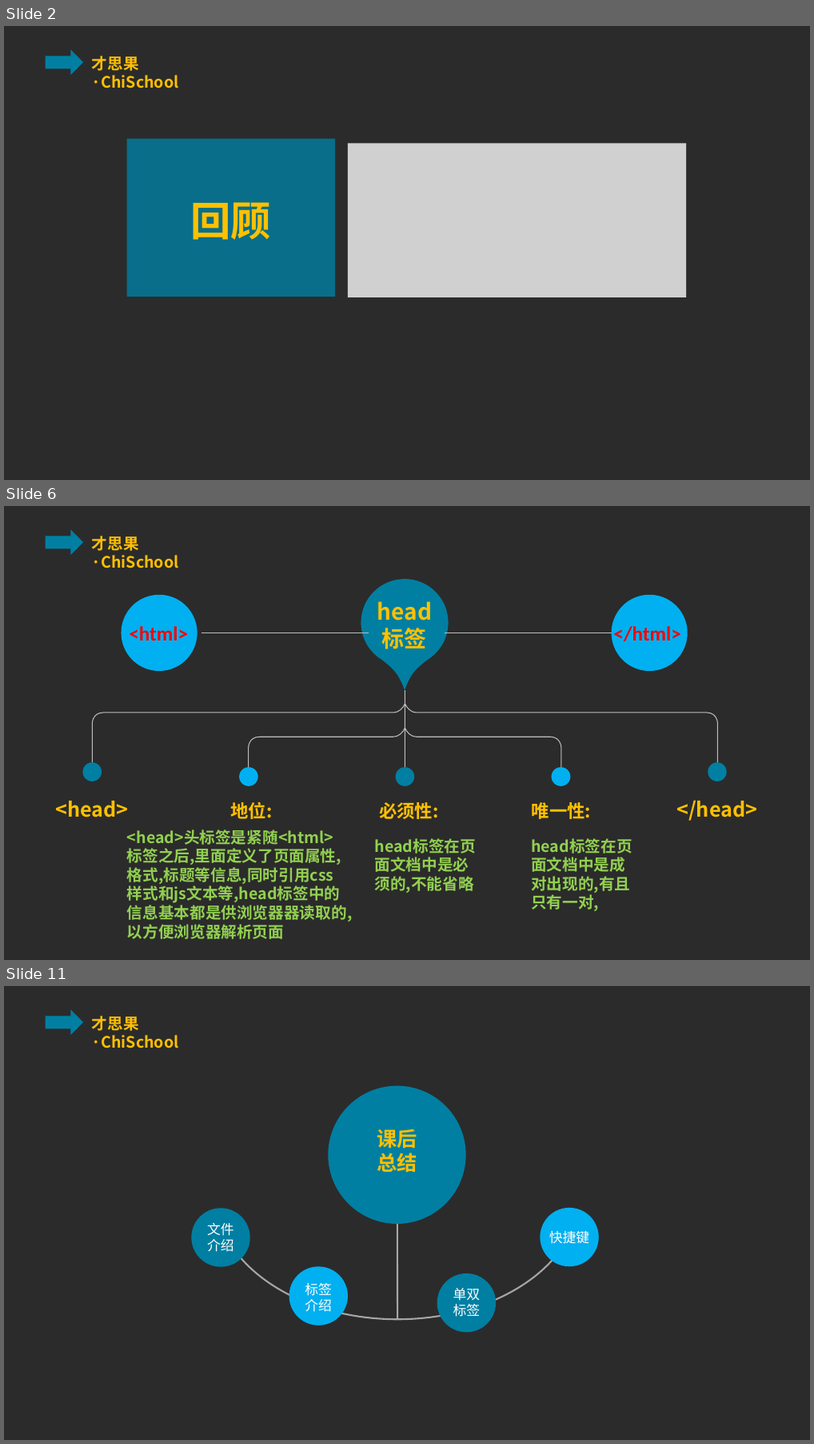
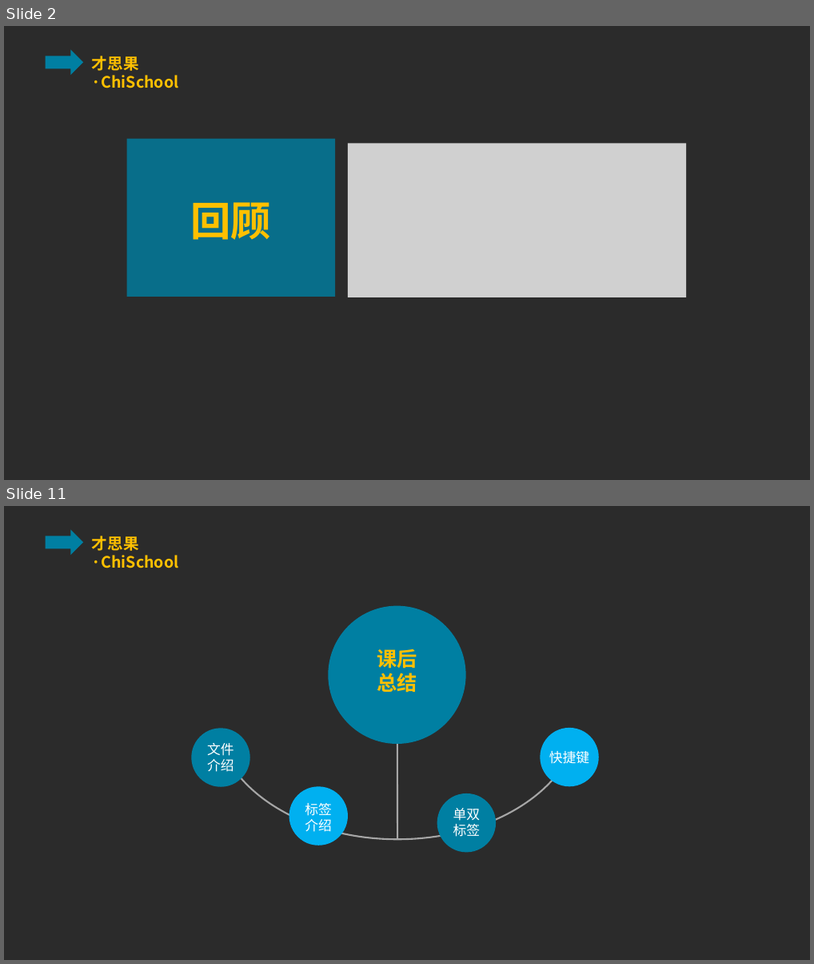
Before and after one commit to ppliu1987/chichool, a slide deck: html/class/lesson_four/lesson_four.pptx. Shown one above the other, each under a label of ours: slides 2, 6 and 11 before the commit, slides 2 and 11 after it; the slides between them are not shown. The pictures are 814x1444 and 814x964 pixels, drawn with LibreOffice and Linux fonts; fonts in the diff are those of the drawing; grey boxes stand for pictures; background and template pictures are left out; a plain dark background stands for a picture behind light text. Boxes give left, top, right and bottom in pixels: in the first picture for what was removed or moved away, otherwise in the second. Text is boxed around its words. In the diff, an @@ line names an element or a change of style, - is before the commit and + after.

Commit message:
commit 0910 -3

```diff
--- a/html/class/lesson_four/lesson_four.pptx
+++ b/html/class/lesson_four/lesson_four.pptx
@@ slide 6 removed at [4,506,810,960], background picture (left out); not listed: 2 template elements that a slide beside it also shows @@
@@ ellipse removed at [121,595,197,671] @@
@@ freeform shape removed at [362,579,448,690] @@
-head标签
@@ ellipse removed at [612,595,688,671] @@
@@ text removed at [129,626,188,641] @@
-<html>
@@ line removed from (202, 632) to (369, 632) @@
@@ line removed from (444, 632) to (612, 632) @@
@@ text removed at [614,626,682,641] @@
-</html>
@@ line removed from (405, 690) to (405, 768) @@
@@ freeform shape removed at [92,704,405,763] @@
@@ freeform shape removed at [406,704,718,763] @@
@@ freeform shape removed at [248,728,405,768] @@
@@ freeform shape removed at [405,728,562,768] @@
@@ ellipse removed at [83,763,102,781] @@
@@ ellipse removed at [239,768,258,786] @@
@@ ellipse removed at [396,768,414,786] @@
@@ ellipse removed at [551,768,571,786] @@
@@ ellipse removed at [708,763,726,781] @@
@@ text removed at [56,800,129,817] @@
-<head>
@@ text removed at [231,801,273,819] @@
-地位:
@@ text removed at [379,802,438,819] @@
-必须性:
@@ text removed at [532,802,591,819] @@
-唯一性:
@@ text removed at [677,800,758,820] @@
-</head>
@@ text removed at [127,829,342,939] @@
-<head>头标签是紧随<html>标签之后,里面定义了页面属性,格式,标题等信息,同时引用css样式和js文本等,head标签中的信息基本都是供浏览器器读取的,以方便浏览器解析页面
@@ text removed at [375,876,474,892] @@
-head标签在页面文档中是必须的,不能省略
@@ text removed at [531,876,630,911] @@
-head标签在页面文档中是成对出现的,有且只有一对,
```
Also in this commit, not shown: 1 slide changed, 8 slides added, 7 other slides removed.
